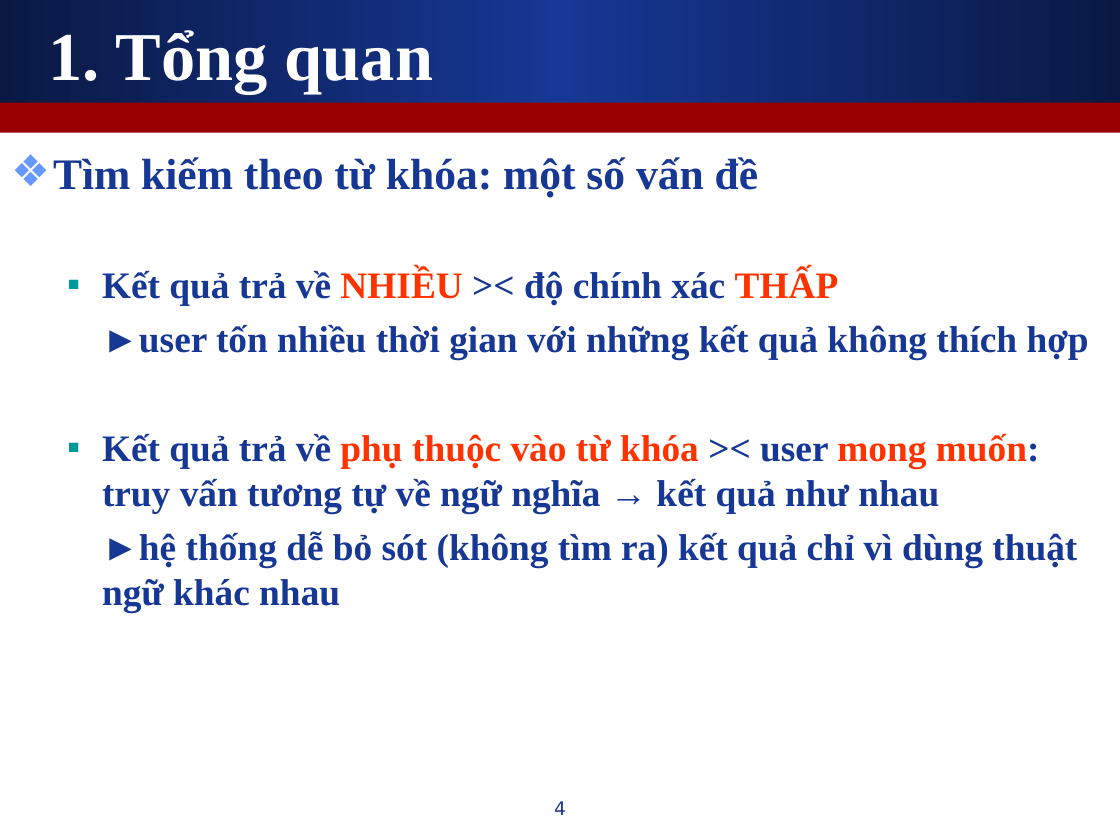
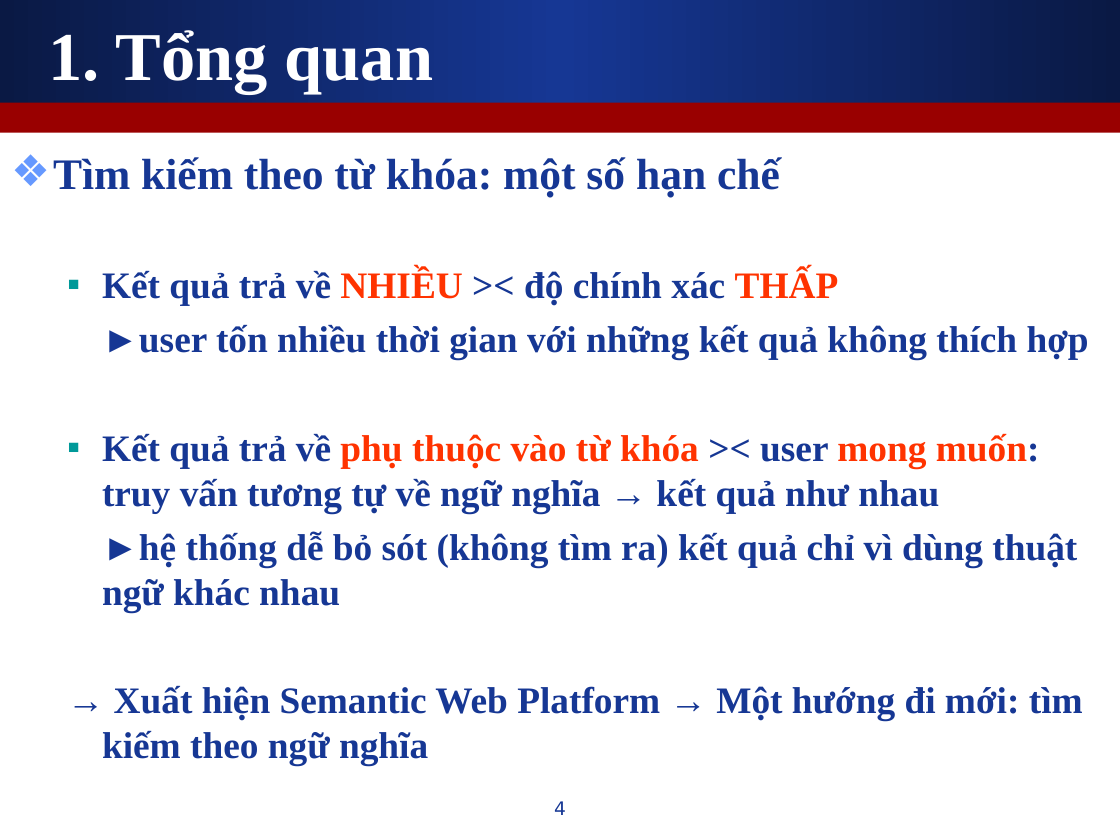
Before and after one commit to leaderwing/kt-kimres, a slide deck: slide 4 of note/[Thesis] Presentation.ppt. Drawn at 1120x840 pixels with LibreOffice and Linux fonts; fonts in the diff are those of the drawing. Boxes give left, top, right and bottom in pixels: in the first picture for what was removed or moved away, otherwise in the second. Text is boxed around its words. In the diff, an @@ line names an element or a change of style, - is before the commit and + after.

```diff
--- a/note/[Thesis] Presentation.ppt
+++ b/note/[Thesis] Presentation.ppt
@@ text at <box>53,157,780,197</box>: text changed @@
-❖ Tìm kiếm theo từ khóa: một số vấn đề
+❖ Tìm kiếm theo từ khóa: một số hạn chế
@@ text at <box>102,685,1083,765</box>: paragraph added @@
+  → Xuất hiện Semantic Web Platform → Một hướng đi mới: tìm kiếm theo ngữ nghĩa
```
Also in this commit, not shown: 2 other slides changed, 1 slide added.
